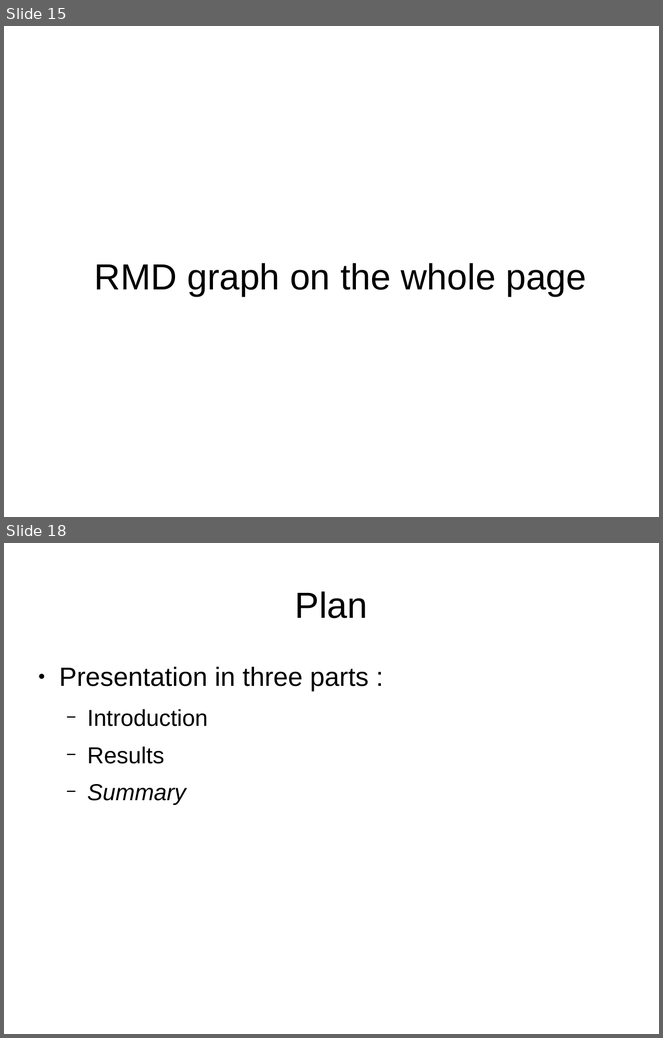
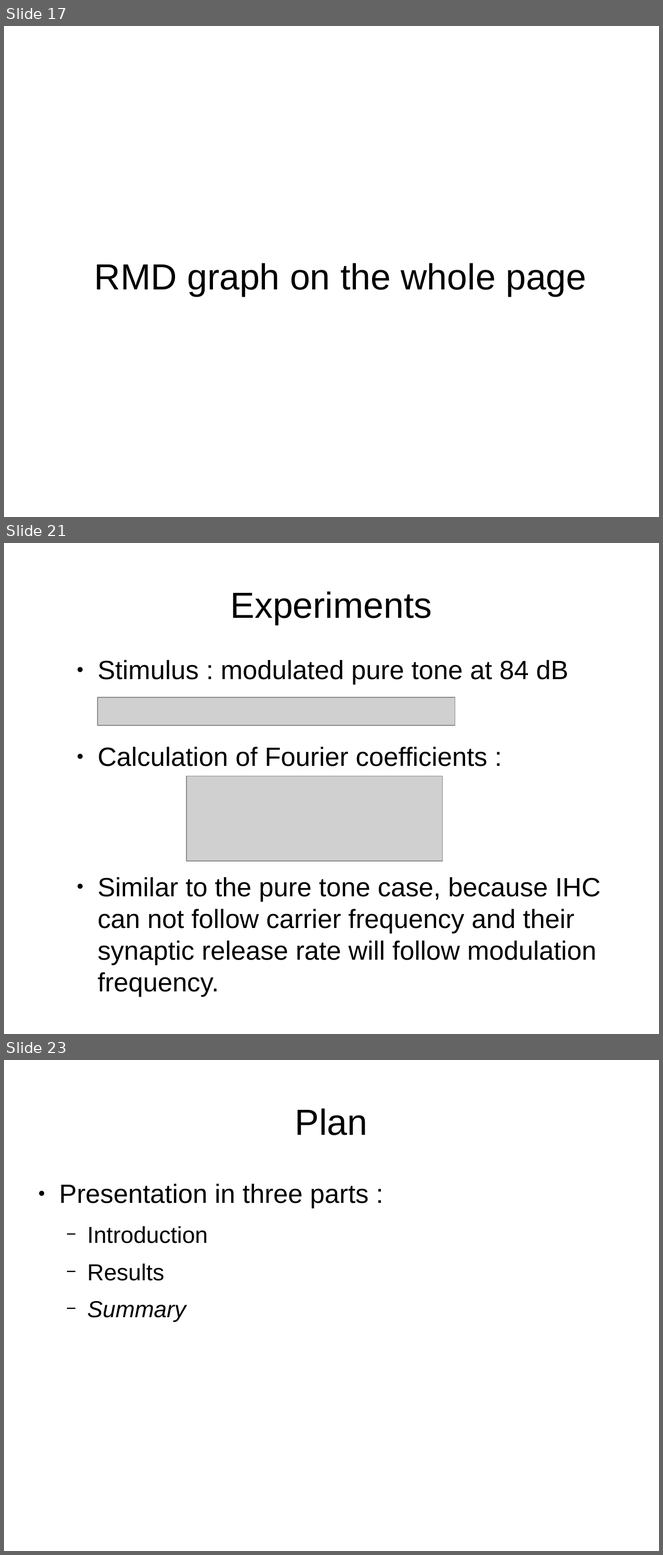
Before and after one commit to MaelleC/auditory-things, a slide deck: finalThings/presentation/pres1.odp. Shown one above the other, each under a label of ours: slides 15 and 18 before the commit, slides 17, 21 and 23 after it; the slides between them are not shown. The pictures are 663x1038 and 663x1555 pixels, drawn with LibreOffice and Linux fonts; fonts in the diff are those of the drawing; grey boxes stand for pictures. Boxes give left, top, right and bottom in pixels: in the first picture for what was removed or moved away, otherwise in the second. Text is boxed around its words. In the diff, an @@ line names an element or a change of style, - is before the commit and + after.

```diff
--- a/finalThings/presentation/pres1.odp
+++ b/finalThings/presentation/pres1.odp
@@ slide 21 added at (x1=4, y1=543, x2=659, y2=1034), background #FFFFFF @@
@@ title added at (x1=231, y1=591, x2=432, y2=625), 44 pt, text #000000 @@
+Experiments
@@ text added at (x1=98, y1=660, x2=600, y2=997), 32 pt, text #000000 @@
+● Stimulus : modulated pure tone at 84 dB
+● Calculation of Fourier coefficients :
+● Similar to the pure tone case, because IHC can not follow carrier frequency and their synaptic release rate will follow modulation frequency.
@@ picture added at (x1=98, y1=697, x2=455, y2=726) @@
@@ picture added at (x1=187, y1=776, x2=443, y2=861) @@
@@ what was slide 15 is now slide 17 @@
@@ what was slide 18 is now slide 23 @@
```
Also in this commit, not shown: 3 slides changed, 5 other slides added, 1 slide removed, 6 other files.
